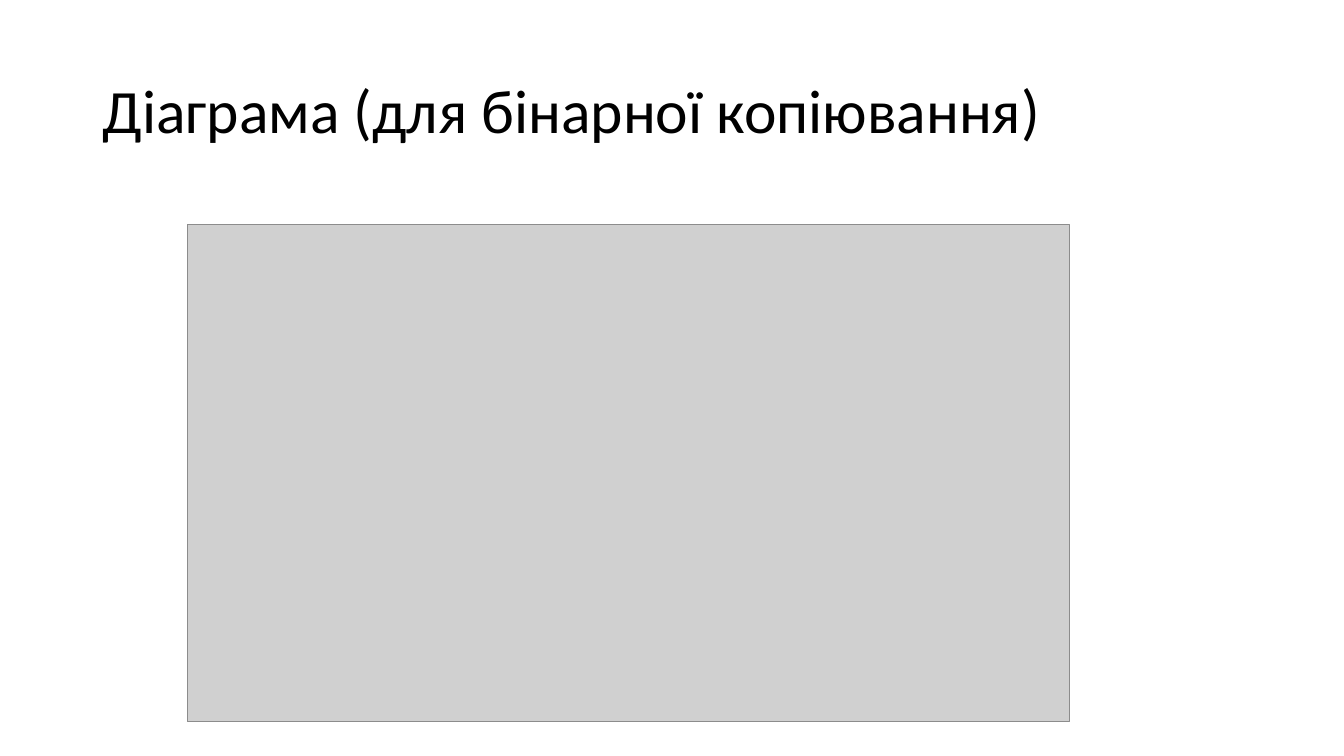
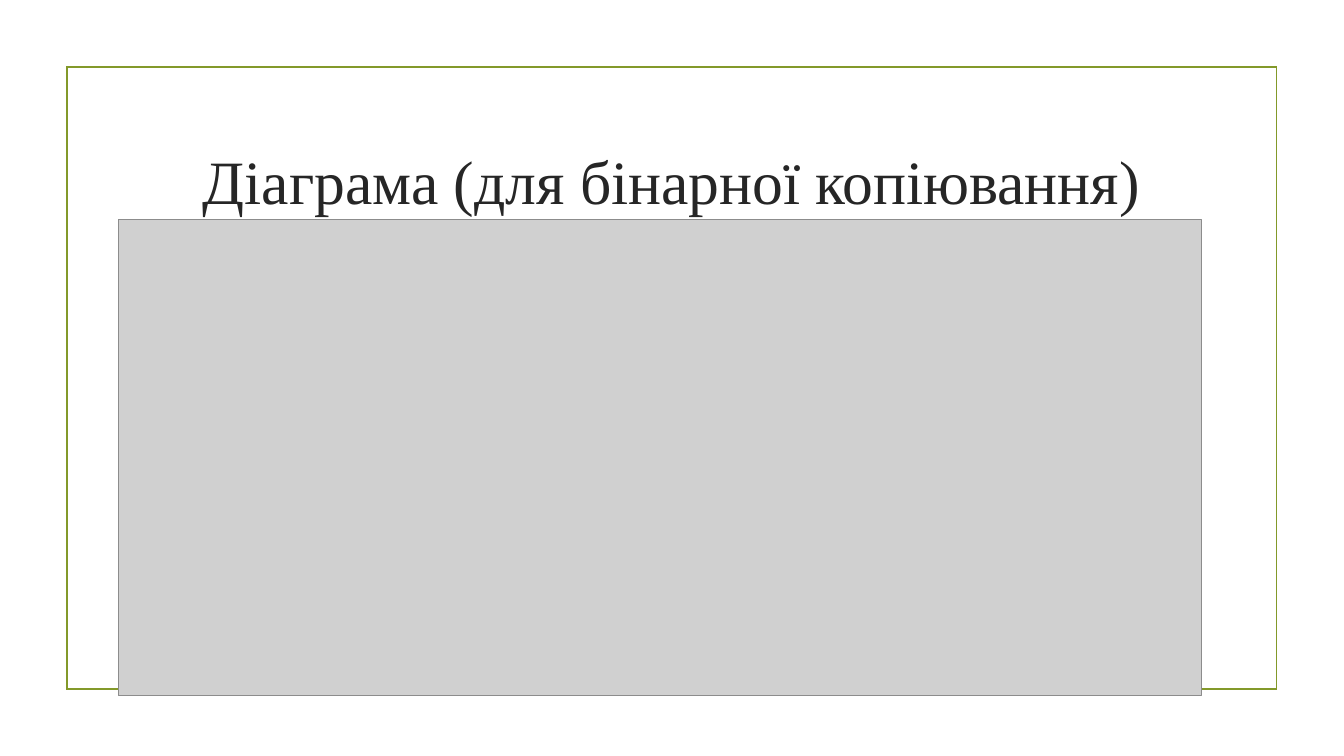
Before and after one commit to mecchmatProjects/Facultative, a slide deck: slide 22 of Lect0.pptx (slide 14 before the commit). Drawn at 1344x756 pixels with LibreOffice and Linux fonts; fonts in the diff are those of the drawing; grey boxes stand for pictures; background and template pictures are left out. Boxes give left, top, right and bottom in pixels: in the first picture for what was removed or moved away, otherwise in the second. Text is boxed around its words. In the diff, an @@ line names an element or a change of style, - is before the commit and + after.

Commit message:
lecture 0: style update

```diff
--- a/Lect0.pptx
+++ b/Lect0.pptx
@@ rectangle added at box(67, 68, 1276, 690), outline #83992A 1.25 pt @@
@@ title "Діаграма (для бінарної копіювання)": place and size @@
-title "Діаграма (для бінарної копіювання)" at box(102, 88, 1039, 143)
+title "Діаграма (для бінарної копіювання)" at box(203, 160, 1140, 216)
@@ title "Діаграма (для бінарної копіювання)" at box(203, 160, 1140, 216): font Calibri to Times New Roman, text colour #000000 to #262626; alignment left to centre; line spacing 0.9 to 1 @@
@@ picture: place and size @@
-picture at box(188, 225, 1070, 722)
+picture at box(118, 219, 1201, 696)
```
Also in this commit, not shown: 29 other slides changed.
